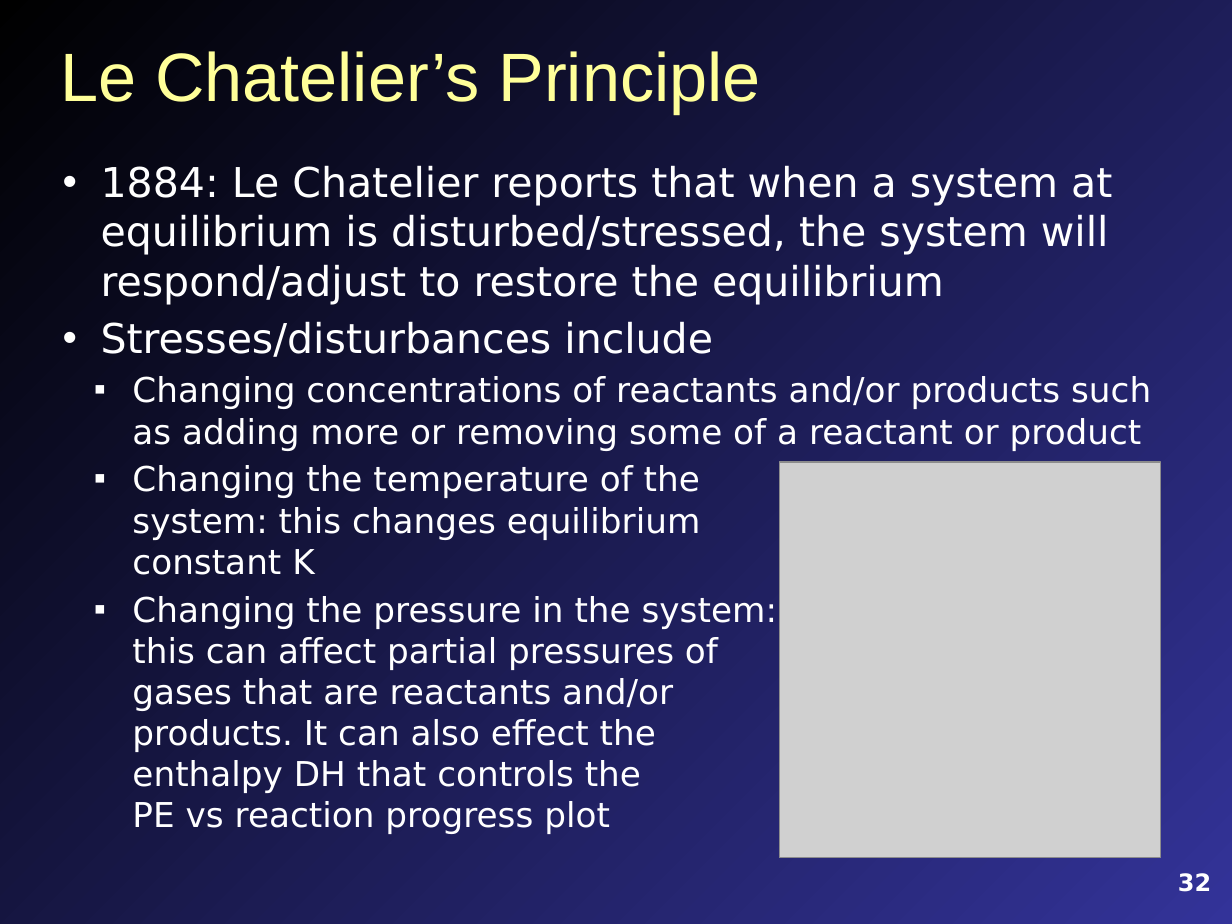
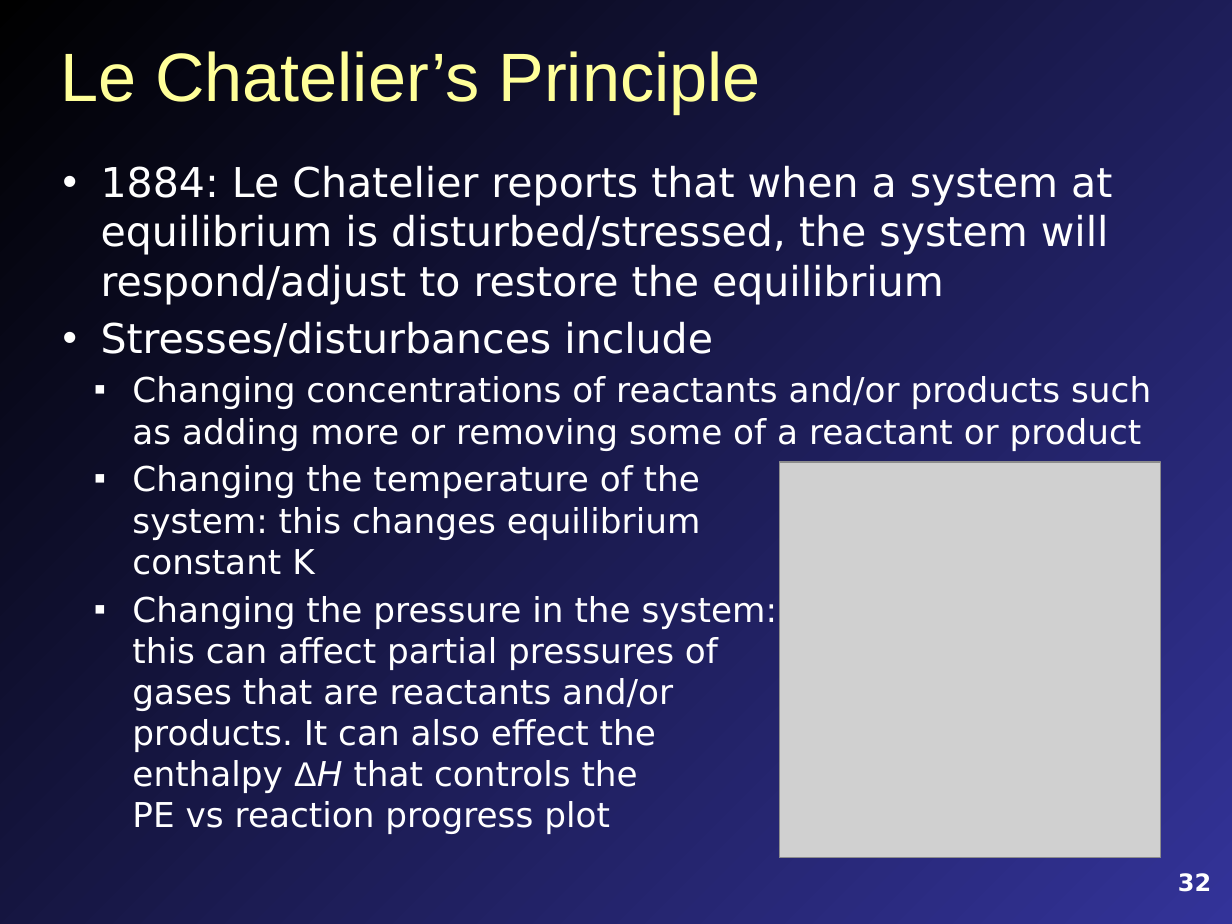
Before and after one commit to profmitch/profmitch.github.io, a slide deck: slide 32 of Teaching/Chemistry/Lecture Slides/FCC Chem 3A Chap 13 Content.pptx. Drawn at 1232x924 pixels with LibreOffice and Linux fonts; fonts in the diff are those of the drawing; grey boxes stand for pictures. Boxes give left, top, right and bottom in pixels: in the first picture for what was removed or moved away, otherwise in the second. Text is boxed around its words. In the diff, an @@ line names an element or a change of style, - is before the commit and + after.

```diff
--- a/Teaching/Chemistry/Lecture Slides/FCC Chem 3A Chap 13 Content.pptx
+++ b/Teaching/Chemistry/Lecture Slides/FCC Chem 3A Chap 13 Content.pptx
@@ text at [132, 596, 777, 834]: text changed @@
-  ▪ Changing the pressure in the system:
-    this can affect partial pressures of
-    gases that are reactants and/or
-    products. It can also effect the
-    enthalpy DH that controls the
-    PE vs reaction progress plot
+  ▪ Changing the pressure in the system:
+    this can affect partial pressures of
+    gases that are reactants and/or
+    products. It can also effect the
+    enthalpy ΔH that controls the
+    PE vs reaction progress plot
```
Also in this commit, not shown: 7 other slides changed, 11 slides added, 3 slides removed, 14 other files.
